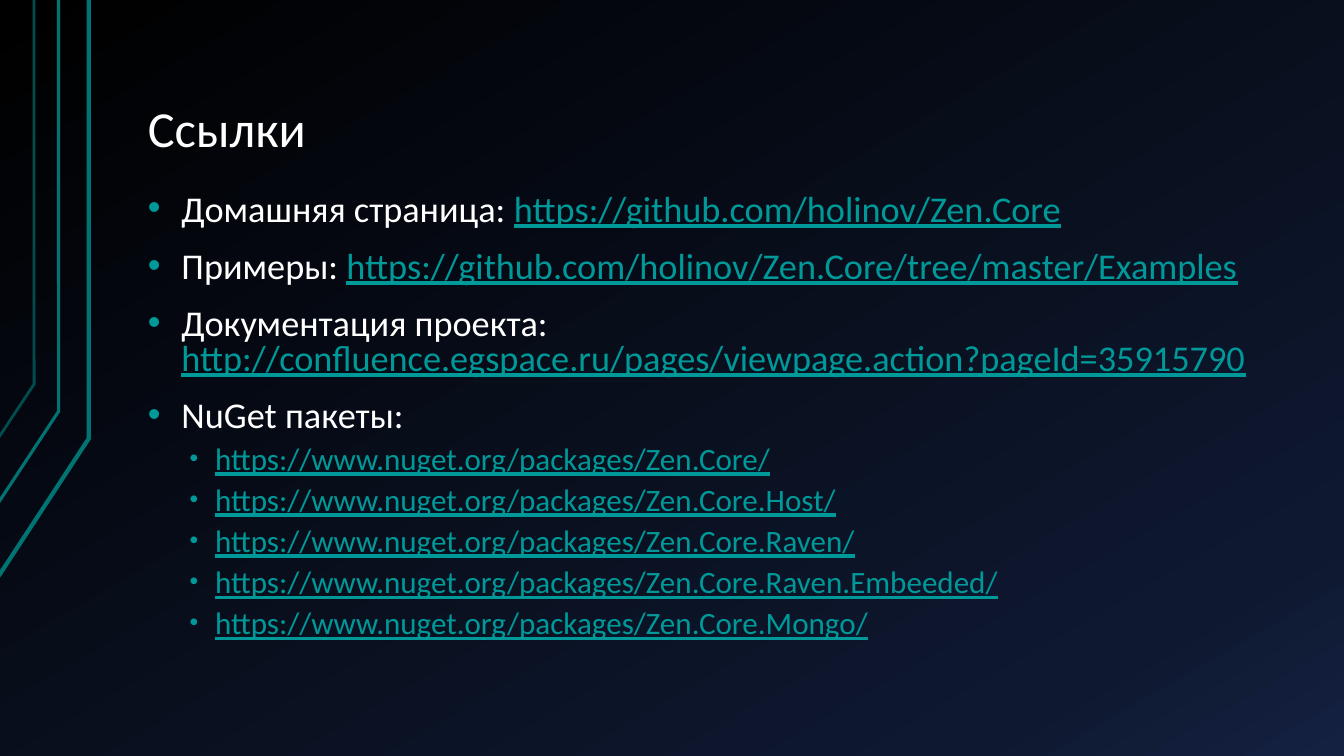
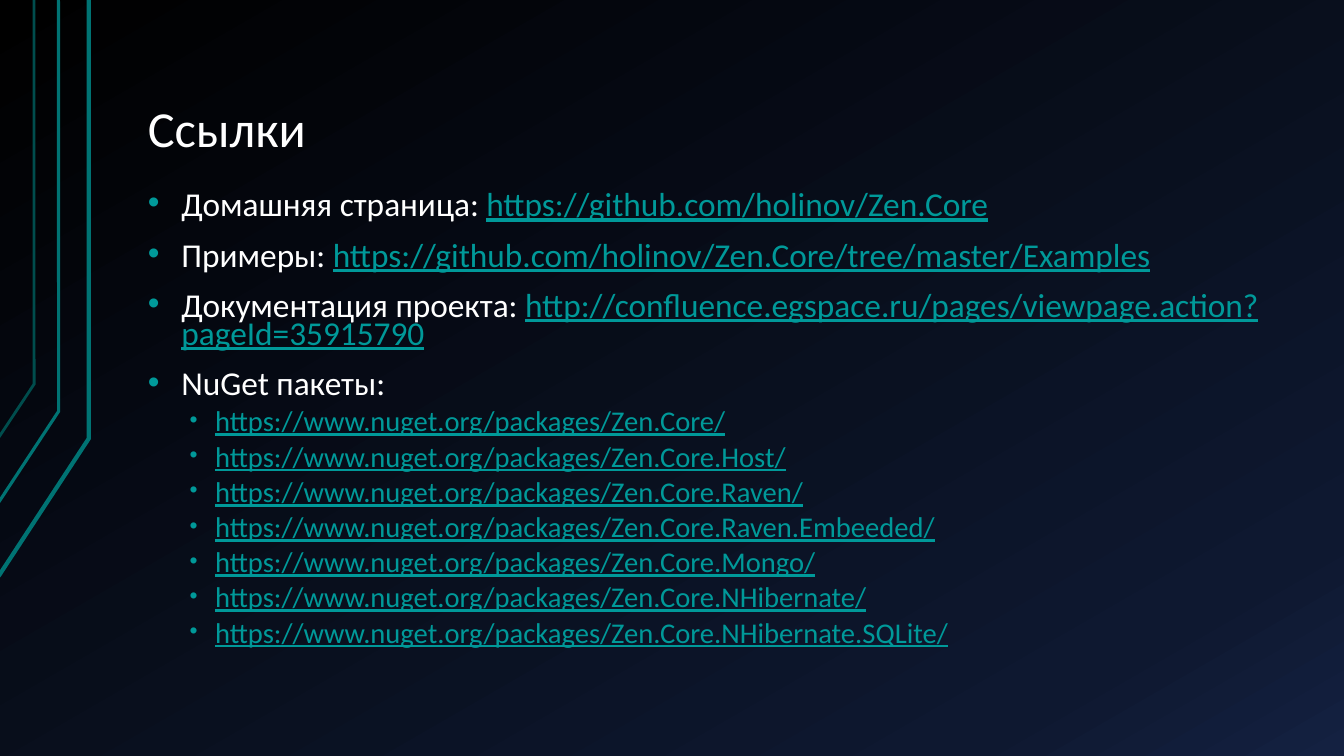
Before and after one commit to holinov/Zen.Core, a slide deck: slide 20 of docs/ZenCore - раздаточный материал.pptx. Drawn at 1344x756 pixels with LibreOffice and Linux fonts; fonts in the diff are those of the drawing. Boxes give left, top, right and bottom in pixels: in the first picture for what was removed or moved away, otherwise in the second. Text is boxed around its words. In the diff, an @@ line names an element or a change of style, - is before the commit and + after.

Commit message:
Правки документации и регистрации NHibernate SQLite

```diff
--- a/docs/ZenCore - раздаточный материал.pptx
+++ b/docs/ZenCore - раздаточный материал.pptx
@@ text at (181, 193, 1258, 577): size 25.9 to 23.8 pt in "Домашняя страница: https://github.com/holinov/Zen.Core", "Примеры: https://github.com/holinov/Zen.Core/tree/master/Exa ...", "Документация проекта: http://confluence.egspace.ru/pages/vie ...", "NuGet пакеты:"; size 22.2 to 20.4 pt in "https://www.nuget.org/packages/Zen.Core/", "https://www.nuget.org/packages/Zen.Core.Host/", "https://www.nuget.org/packages/Zen.Core.Raven/", "https://www.nuget.org/packages/Zen.Core.Raven.Embeeded/" and 1 more places; line spacing 0.8 to 0.7 @@
@@ text at (215, 587, 948, 648): paragraphs added @@
+  • https://www.nuget.org/packages/Zen.Core.NHibernate/
+  • https://www.nuget.org/packages/Zen.Core.NHibernate.SQLite/
```
Also in this commit, not shown: 1 other file.
